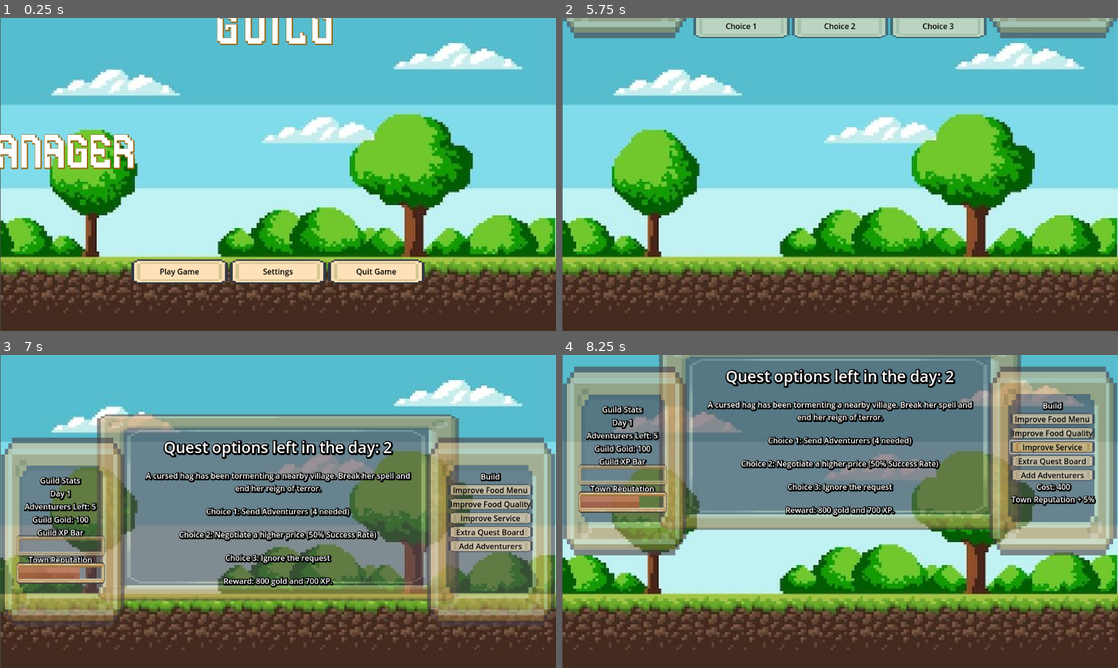
Above: before the commit, frames 1-4 (two rows, left to right).
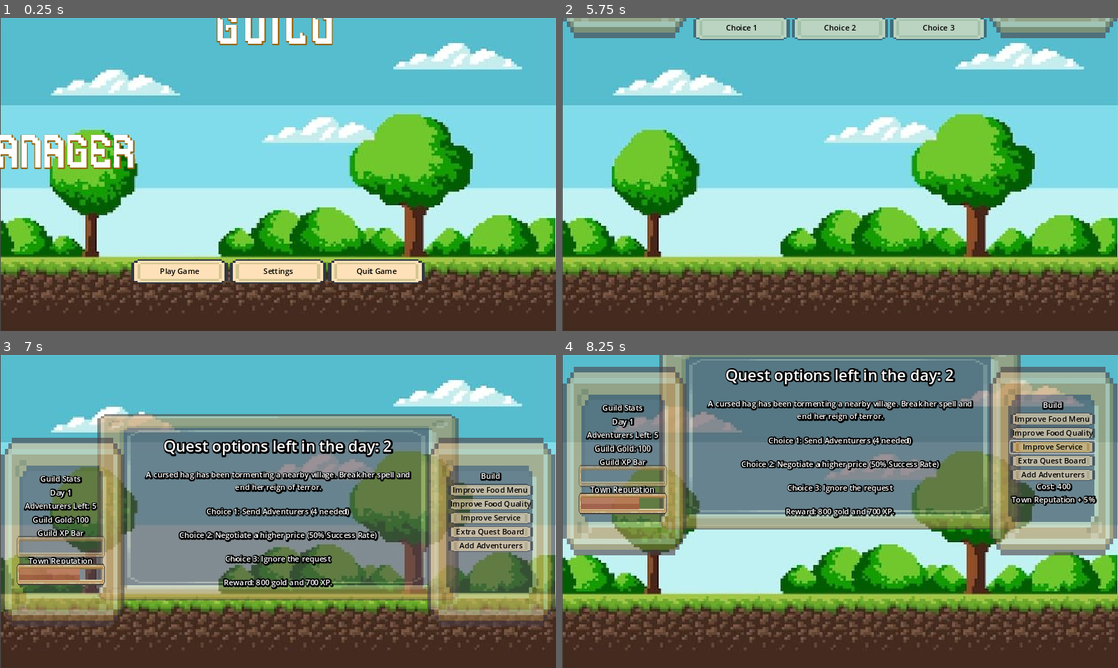
Above: after the commit, the same moments.

Repository: oznoGo7/guildManager
Game: Godot game, scene res://UI/2D Scenes/menu.tscn
The game is run twice, just before and just after one commit, with the same random seed, the same clock (stepped at 60 frames per second) and the same inputs. Sound files missing from this copy of the repository are replaced by a short silence.
Inputs (mouse positions are in pixels of both pictures, inside the frame that each line leads up to):
- Up to frame 1 (0.25 s): no input
- Up to frame 2 (5.75 s): click "Play Game" at 0.5 s; click "Play Game" at 1.25 s; move the mouse to (812, 237) at 2.02 s; move the mouse to (1006, 221) at 2.77 s; tap Enter at 3.5, 5 s; move the mouse to (673, 127) at 3.52 s; tap Space at 4.25 s; move the mouse to (867, 174) at 4.27 s; move the mouse to (756, 96) at 5.02 s
- Up to frame 3 (7 s): click "Choice 1" at 5.75 s; click "Choice 2" at 6.5 s
- Up to frame 4 (8.25 s): click "Improve Food Quality" at 7.25 s; click "Improve Service" at 8 s

The runs differ from the first frame. In frame 1, 2.1% of the frame differs, in the area x 0-100%, y 0-91%; in frame 2, 2.1%; in frame 3, 8.3%; in frame 4, 8.6%.

Commit message:
Fixed Weekly Scenario
Displays accurate townrep now

Diff:
--- a/Audio/Music/audio.tscn
+++ b/Audio/Music/audio.tscn
@@ -1,10 +1,11 @@
-[gd_scene load_steps=6 format=3 uid="uid://c8v4rxffhvjvb"]
+[gd_scene load_steps=7 format=3 uid="uid://c8v4rxffhvjvb"]
 
 [ext_resource type="Script" path="res://Game Scenes/audio.gd" id="1_rubda"]
 [ext_resource type="AudioStream" uid="uid://c165p5q24j4uw" path="res://Audio/SFX/Button Press.mp3" id="2_q4nj1"]
 [ext_resource type="AudioStream" uid="uid://dc7aa201ijlbt" path="res://Audio/SFX/Bell Ding 2.mp3" id="3_jhlfb"]
 [ext_resource type="AudioStream" uid="uid://ukundhlfk8un" path="res://Audio/SFX/Fill Up Noise.mp3" id="4_o54l5"]
 [ext_resource type="AudioStream" uid="uid://dsn7bguwdima4" path="res://Audio/SFX/Fill Down Noise.mp3" id="5_b4jv4"]
+[ext_resource type="AudioStream" uid="uid://bl3nvury8pyqb" path="res://Audio/SFX/XP Gain.mp3" id="6_qht6q"]
 
 [node name="Audio" type="Node"]
 script = ExtResource("1_rubda")
@@ -33,6 +34,10 @@
 stream = ExtResource("5_b4jv4")
 bus = &"sfx"
 
+[node name="Guild XP Gain" type="AudioStreamPlayer" parent="."]
+stream = ExtResource("6_qht6q")
+bus = &"sfx"
+
 [connection signal="timeout" from="Present Scenario Timer" to="." method="_on_present_scenario_timer_timeout"]
 [connection signal="finished" from="AudioStreamPlayer" to="." method="_on_audio_stream_player_finished"]
 [connection signal="finished" from="Bell Ding" to="." method="_on_bell_ding_finished"]
--- a/Game Scenes/audio.gd
+++ b/Game Scenes/audio.gd
@@ -137,6 +137,9 @@
 	bell_dinging()
 	present_scenario_timer.wait_time = randi() % 5 + 3
 
+func guild_xp_gain():
+	$"Guild XP Gain".pitch_scale = randf_range(.9, 1.1)
+	$"Guild XP Gain".play()
 
 func fill_up_noise():
 	$"Fill Up Noise".pitch_scale = randf_range(.9, 1.1)
--- a/Game Scenes/game_scene.tscn
+++ b/Game Scenes/game_scene.tscn
@@ -670,7 +670,7 @@
 text = "Town Reputation"
 horizontal_alignment = 1
 
-[node name="Town Reputation BAR" type="ProgressBar" parent="Guild Stats/VBoxContainer"]
+[node name="Town Reputation BAR" type="ProgressBar" parent="Guild Stats/VBoxContainer" groups=["Town Reputation Bar"]]
 custom_minimum_size = Vector2(0, 25)
 layout_mode = 2
 theme_override_styles/background = SubResource("StyleBoxTexture_tw5pp")
--- a/Game Scenes/guild_xp_bar.gd
+++ b/Game Scenes/guild_xp_bar.gd
@@ -1,22 +1,22 @@
 extends ProgressBar
 
-var gained_rep: bool = true
+
 
 func change_value(amount):
 	match name:
 		"Guild_XP_BAR":
 			var tween = get_tree().create_tween()
-			if gained_rep == true:
+			if Globals.gained_rep == true:
+				tween.tween_property(self, "value", value + amount, 1)
+				$"../../../Audio".guild_xp_gain()
+			else:
+				tween.tween_property(self, "value", value - amount, 1)
+				$"../../../Audio".fill_down_noise()
+		"Town Reputation BAR":
+			var tween = get_tree().create_tween()
+			if Globals.gained_rep == true:
 				tween.tween_property(self, "value", value + amount, 1)
 				$"../../../Audio".fill_up_noise()
 			else:
 				tween.tween_property(self, "value", value - amount, 1)
 				$"../../../Audio".fill_down_noise()
-		"Town Reputation BAR":
-			var tween = get_tree().create_tween()
-			if gained_rep == true:
-				tween.tween_property(self, "value", value + amount, 1)
-				$"../../../Audio".fill_up_noise()
-			else:
-				tween.tween_property(self, "value", value - amount, 1)
-				$"../../../Audio".fill_down_noise()
--- a/Manager/game_manager.gd
+++ b/Manager/game_manager.gd
@@ -186,17 +186,17 @@
 	1: {"title": "Recruitment", "description": "In your latest endevours the Mayor recruited some of your adventurers as his personal guard", "resource": "adventurers", "amount": -3},
 	2: {"title": "Heroic Deeds", "description": "Your adventurers saved a village from bandits, earning great respect.", "resource": "reputation", "amount": .1},
 	3: {"title": "Skilled Recruit", "description": "Some skilled adventurers have joined your ranks after hearing of your success.", "resource": "adventurers", "amount": 3},
-	4: {"title": "Generous Donation", "description": "A wealthy merchant was so impressed by your actions that he donated gold.", "resource": "gold", "amount": 300},
+	4: {"title": "Generous Donation", "description": "A wealthy merchant was so impressed by your actions that he donated gold.", "resource": "gold", "amount": 3000},
 	5: {"title": "Local Fame", "description": "Word of your group's heroics spreads, enhancing your reputation.", "resource": "reputation", "amount": .15},
-	6: {"title": "Lucky Find", "description": "While exploring, your team stumbled upon a cache of gold.", "resource": "gold", "amount": 200},
+	6: {"title": "Lucky Find", "description": "While exploring, your team stumbled upon a cache of gold.", "resource": "gold", "amount": 2000},
 	7: {"title": "Volunteer Adventurers", "description": "Inspired by your success, a group of volunteers joined your ranks.", "resource": "adventurers", "amount": 2},
 	8: {"title": "Heavy Losses", "description": "A dangerous mission resulted in the loss of some adventurers.", "resource": "adventurers", "amount": -2},
-	9: {"title": "Robbery", "description": "Your treasury was robbed while you were distracted.", "resource": "gold", "amount": -300},
+	9: {"title": "Robbery", "description": "Your treasury was robbed while you were distracted.", "resource": "gold", "amount": -3000},
 	10: {"title": "Scandal", "description": "A rumor spreads about misconduct, harming your reputation.", "resource": "reputation", "amount": -.1},
 	11: {"title": "Ambush", "description": "An ambush caught your adventurers off guard, reducing their numbers.", "resource": "adventurers", "amount": -3},
-	12: {"title": "Expensive Repairs", "description": "Damage to your base required costly repairs.", "resource": "gold", "amount": -250},
+	12: {"title": "Expensive Repairs", "description": "Damage to your base required costly repairs.", "resource": "gold", "amount": -2500},
 	13: {"title": "Dishonorable Deed", "description": "A member of your group was caught acting dishonorably, hurting your reputation.", "resource": "reputation", "amount": -.15},
-	14: {"title": "Recruitment Fail", "description": "Attempts to recruit new adventurers failed, leading to frustration.", "resource": "adventurers", "amount": -1}
+	14: {"title": "Recruitment Fail", "description": "Attempts to recruit new adventurers failed, making an older adventurer retire.", "resource": "adventurers", "amount": -1}
 }
 
 var current_scenario = null
@@ -215,6 +215,7 @@
 	Globals.connect("improved_food_xp", update_reputation)
 	Globals.connect("improved_service_xp", update_reputation)
 	Globals.connect("extra_quest_board_xp", update_reputation)
+	print(Globals.gained_rep)
 
 
 func _process(_delta: float) -> void:
@@ -261,7 +262,7 @@
 		Globals.quests_left -= 1
 		Globals.town_reputation += quest_accepted
 		amount_of_rep = quest_accepted
-		town_reputation_bar.gained_rep = true
+		Globals.gained_rep = true
 		choice_control_box.visible = false
 		await update_xp()
 		await update_reputation()
@@ -287,7 +288,7 @@
 		Globals.quests_left -= 1
 		Globals.town_reputation -= quest_gambled_away
 		amount_of_rep = quest_gambled_away
-		town_reputation_bar.gained_rep = false
+		Globals.gained_rep = false
 		choice_control_box.visible = false
 		await update_reputation()
 		if Globals.quests_left > 0:
@@ -300,7 +301,7 @@
 	Globals.quests_left -= 1
 	Globals.town_reputation -= quest_ignored
 	amount_of_rep = quest_ignored
-	town_reputation_bar.gained_rep = false
+	Globals.gained_rep = false
 	choice_control_box.visible = false
 	await update_reputation()
 	print("Request ignored.")
@@ -355,7 +356,7 @@
 
 func end_of_day() -> void:
 	quests_left_lbl.text = "Quest options left in the day: " + str(Globals.quests_left)
-	town_reputation_bar.gained_rep = false
+	Globals.gained_rep = false
 	if Globals.quests_left <= 0:
 		quest_details_list.visible = false
 		game_over.visible = false
@@ -423,6 +424,7 @@
 			game_over.visible = true
 
 func give_weekly_scenario():
+	current_scenario = null
 	var keys = weekly_scenario.keys()
 	var random_key = keys[randi() % keys.size()]
 	current_weekly_scenario = weekly_scenario[random_key]
@@ -449,8 +451,6 @@
 	Globals.quests_total += 1
 	Globals.quests_left = Globals.quests_total #DO NOT REMOVE
 	quests_left_lbl.text = "Quest options left in the day: " + str(Globals.quests_left)
-	update_reputation()
-	update_xp()
 
 
 func _on_adventurers_btn_pressed() -> void:
@@ -497,10 +497,18 @@
 
 func _on_ws_continue_btn_pressed() -> void:
 	if Globals.town_reputation > .2:
+		match current_weekly_scenario["resource"]:
+			"reputation":
+				if current_weekly_scenario["amount"] > 0:
+					Globals.gained_rep = true
+				else:
+					Globals.gained_rep = false
+				await town_reputation_bar.change_value(current_weekly_scenario["amount"])
+			_:
+				pass
 		$Audio.present_scenario_timer.start()
 		move_quest_details_list()
 		weekly_scenario_vbox.visible = false
-		await update_reputation()
 	else:
 		quest_details_list.visible = false
 		eod.visible = false
--- a/Manager/globals.gd
+++ b/Manager/globals.gd
@@ -28,7 +28,7 @@
 var improved_service_count = 1
 var extra_quest_board_count = 1
 var scout_for_adventurers_count = 1
-
+var gained_rep: bool = true
 
 
 #GameSignals
@@ -48,6 +48,7 @@
 	print("Values Reset")
 	guild_xp = 0
 	get_tree().get_first_node_in_group("Guild XP Bar").value = 0
+	get_tree().get_first_node_in_group("Town Reputation Bar").value = .75
 	guild_level = 1
 	guild_gold = 100
 	guild_members_left = 5
@@ -70,7 +71,7 @@
 	improved_service_count = 1
 	extra_quest_board_count = 1
 	scout_for_adventurers_count = 1
-
+	gained_rep = true
 
 func save() -> void:
 	var file = FileAccess.open(save_path, FileAccess.WRITE)
@@ -98,6 +99,7 @@
 	file.store_var(improved_service_count)
 	file.store_var(extra_quest_board_count)
 	file.store_var(scout_for_adventurers_count)
+	file.store_var(gained_rep)
 
 func load_data():
 	if FileAccess.file_exists(save_path):
@@ -128,6 +130,7 @@
 		improved_service_count = file.get_var(improved_service_count)
 		extra_quest_board_count = file.get_var(extra_quest_board_count)
 		scout_for_adventurers_count = file.get_var(scout_for_adventurers_count)
+		gained_rep = file.get_var(gained_rep)
 	else:
 		print("No Data Saved")
 		guild_xp = 0
@@ -154,3 +157,4 @@
 		improved_service_count = 1
 		extra_quest_board_count = 1
 		scout_for_adventurers_count = 1
+		gained_rep = true
--- a/project.godot
+++ b/project.godot
@@ -20,7 +20,7 @@
 
 [display]
 
-window/stretch/mode="viewport"
+window/stretch/mode="canvas_items"
 
 [input]
 
Not shown, added: Audio/SFX/XP Gain.mp3.import
Not shown, added: Audio/SFX/XP Gain.mp3
